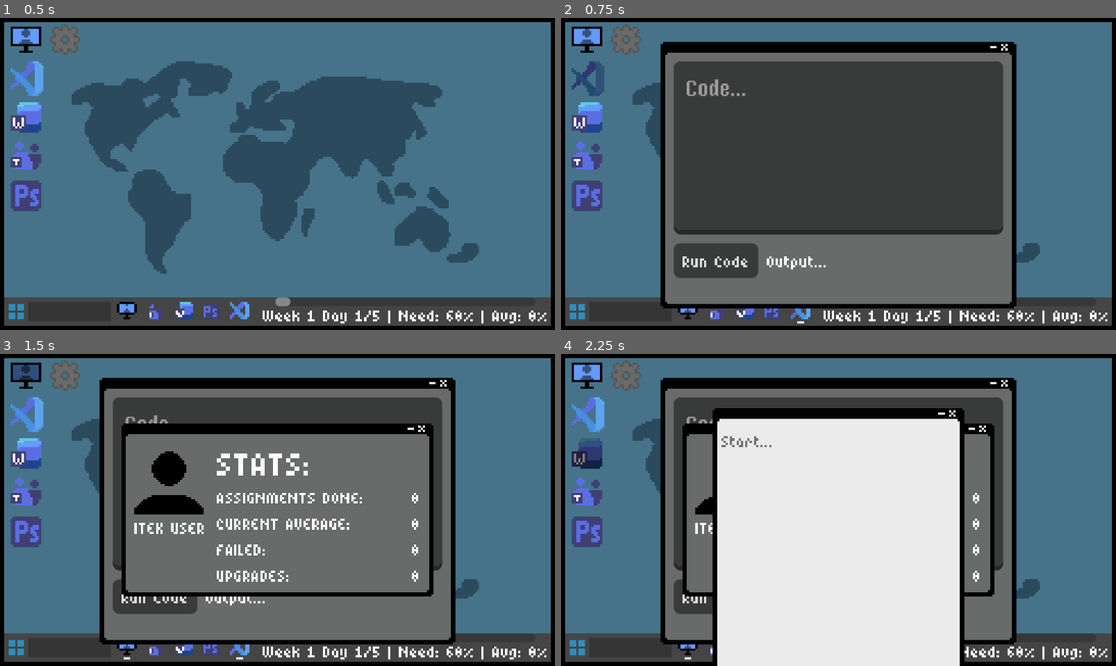
Above: before the commit, frames 1-4 (two rows, left to right).
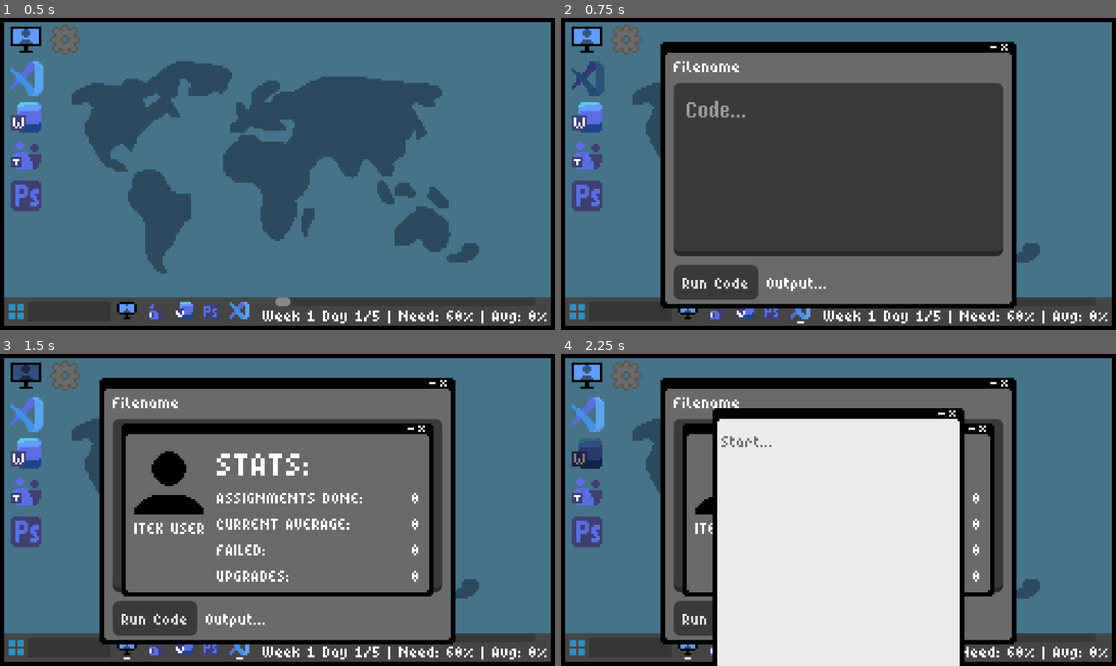
Above: after the commit, the same moments.

Repository: wonderdip/iTec-GameJam
Game: Godot game, scene res://Scenes/desktop.tscn
The game is run twice, just before and just after one commit, with the same random seed, the same clock (stepped at 60 frames per second) and the same inputs.
Inputs (mouse positions are in pixels of both pictures, inside the frame that each line leads up to):
- Up to frame 1 (0.5 s): no input
- Up to frame 2 (0.75 s): click (588, 77) at 0.5 s
- Up to frame 3 (1.5 s): click (27, 375) at 1.25 s
- Up to frame 4 (2.25 s): click (588, 453) at 2 s

Frame 1 is identical in both runs. In frame 2, 9.9% of the frame differs, in the area x 20-80%, y 13-91%; in frame 3, 6.0%; in frame 4, 3.4%.

Commit message:
added filename vscode

Diff:
--- a/Scenes/desktop.tscn
+++ b/Scenes/desktop.tscn
@@ -200,4 +200,5 @@
 theme = ExtResource("19_pfbb1")
 
 [node name="EndScreen" parent="." instance=ExtResource("24_ad33h")]
+visible = false
 layout_mode = 1
--- a/Scenes/vs_code.tscn
+++ b/Scenes/vs_code.tscn
@@ -8,11 +8,12 @@
 [ext_resource type="PackedScene" uid="uid://c4oy47oc4klsf" path="res://Scenes/titlebar_buttons.tscn" id="4_iv8bq"]
 [ext_resource type="FontFile" uid="uid://cksshi54c44ta" path="res://fonts/MP16REG.ttf" id="4_kli6o"]
 
-[node name="VSCode" type="Control" node_paths=PackedStringArray("code_edit")]
+[node name="VSCode" type="Control" node_paths=PackedStringArray("code_edit", "file_name")]
 layout_mode = 3
 anchors_preset = 0
 script = ExtResource("1_cbq72")
 code_edit = NodePath("Panel/Control/VBoxContainer/CodeEdit")
+file_name = NodePath("Panel/Control/VBoxContainer/Filename")
 metadata/_custom_type_script = "uid://dqenx3ahqvyhy"
 
 [node name="Panel" type="Panel" parent="."]
@@ -38,6 +39,11 @@
 anchor_bottom = 1.0
 grow_horizontal = 2
 grow_vertical = 2
+
+[node name="Filename" type="Label" parent="Panel/Control/VBoxContainer"]
+layout_mode = 2
+theme_override_font_sizes/font_size = 8
+text = "Filename"
 
 [node name="CodeEdit" type="CodeEdit" parent="Panel/Control/VBoxContainer"]
 custom_minimum_size = Vector2(0, 80)
--- a/Scripts/application.gd
+++ b/Scripts/application.gd
@@ -9,6 +9,8 @@
 @export var canvas: Canvas
 @export var text_edit: TextEdit
 @export var code_edit: CodeEdit
+@export var file_name: Label
+
 var desktop: Control
 
 func _ready() -> void:
@@ -26,6 +28,8 @@
 		text_edit.clear()
 	if code_edit:
 		code_edit.text = ""
+	if file_name:
+		file_name.text = ""
 
 func save_work_to_assignment():
 	if not current_assignment:
@@ -54,6 +58,8 @@
 			code_edit.text = current_assignment.saved_text
 		elif current_assignment.starter_code != "":
 			code_edit.text = current_assignment.starter_code
+	if file_name:
+		file_name.text = current_assignment.file_name
 
 func get_word_count() -> int:
 	if not text_edit:
--- a/Scripts/assignment_data.gd
+++ b/Scripts/assignment_data.gd
@@ -7,6 +7,7 @@
 @export var min_coverage: float
 
 # VSCode fields
+@export var file_name: String = ""
 @export_multiline var starter_code: String
 @export_multiline var solution_code: String
 @export var check_lines: PackedStringArray
--- a/Scripts/teams.gd
+++ b/Scripts/teams.gd
@@ -92,6 +92,7 @@
 		# Load starter code for fresh VSCode assignments
 		if app.code_edit and current_assignment.starter_code != "":
 			app.code_edit.text = current_assignment.starter_code
+			app.file_name.text = current_assignment.file_name
 
 	current_assignment.has_work = true
 	new_button.disabled = true
--- a/Scripts/vscode.gd
+++ b/Scripts/vscode.gd
@@ -3,6 +3,8 @@
 @onready var code_edit: CodeEdit = $Control/VBoxContainer/CodeEdit
 @onready var run_button: Button = $Control/VBoxContainer/HBoxContainer/RunButton
 @onready var output_label: Label = $Control/VBoxContainer/HBoxContainer/Output
+@onready var filename: Label = $Control/VBoxContainer/Filename
+
 
 func _on_run_button_pressed() -> void:
 	var code = code_edit.text.strip_edges()
--- a/Teachers/nadeau.tres
+++ b/Teachers/nadeau.tres
@@ -8,6 +8,7 @@
 script = ExtResource("1_i6orl")
 assignment_title = "Addition function"
 assignment_details = "Fix this code to add numbers instead of multiplying them"
+file_name = "addition.gd"
 starter_code = "func add(a, b):
 	return a * b"
 solution_code = "func add(a, b):
